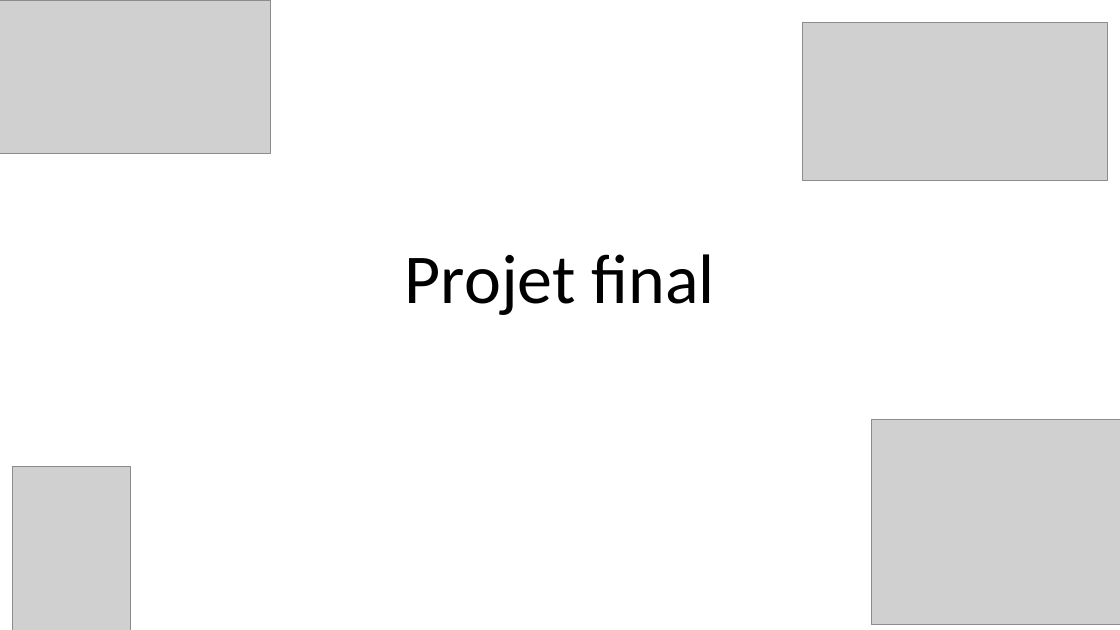
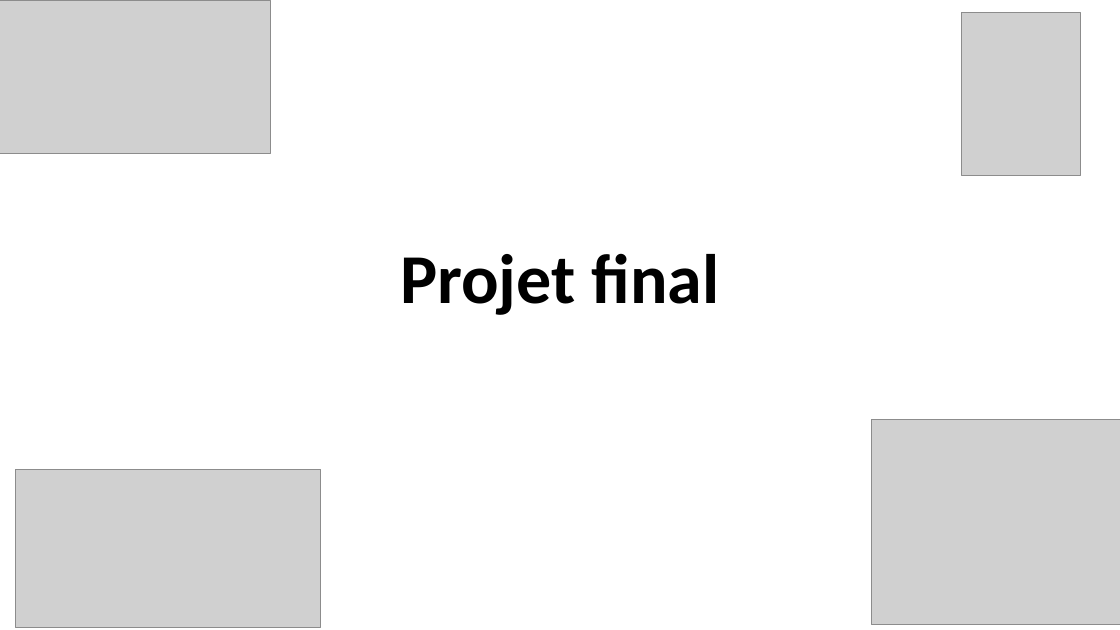
Before and after one commit to AlexaBou/project-history, a slide deck: slide 1 of Projet final.pptx. Drawn at 1120x630 pixels with LibreOffice and Linux fonts; fonts in the diff are those of the drawing; grey boxes stand for pictures. Boxes give left, top, right and bottom in pixels: in the first picture for what was removed or moved away, otherwise in the second. Text is boxed around its words. In the diff, an @@ line names an element or a change of style, - is before the commit and + after.

```diff
--- a/Projet final.pptx
+++ b/Projet final.pptx
@@ picture: place and size @@
-picture at (13,466,131,630)
+picture at (962,13,1081,176)
@@ title "Projet final" at (400,253,720,315): bold on @@
@@ picture: place and size @@
-picture at (802,23,1108,181)
+picture at (15,470,321,628)
```
Also in this commit, not shown: 3 other slides changed, 7 slides added.
